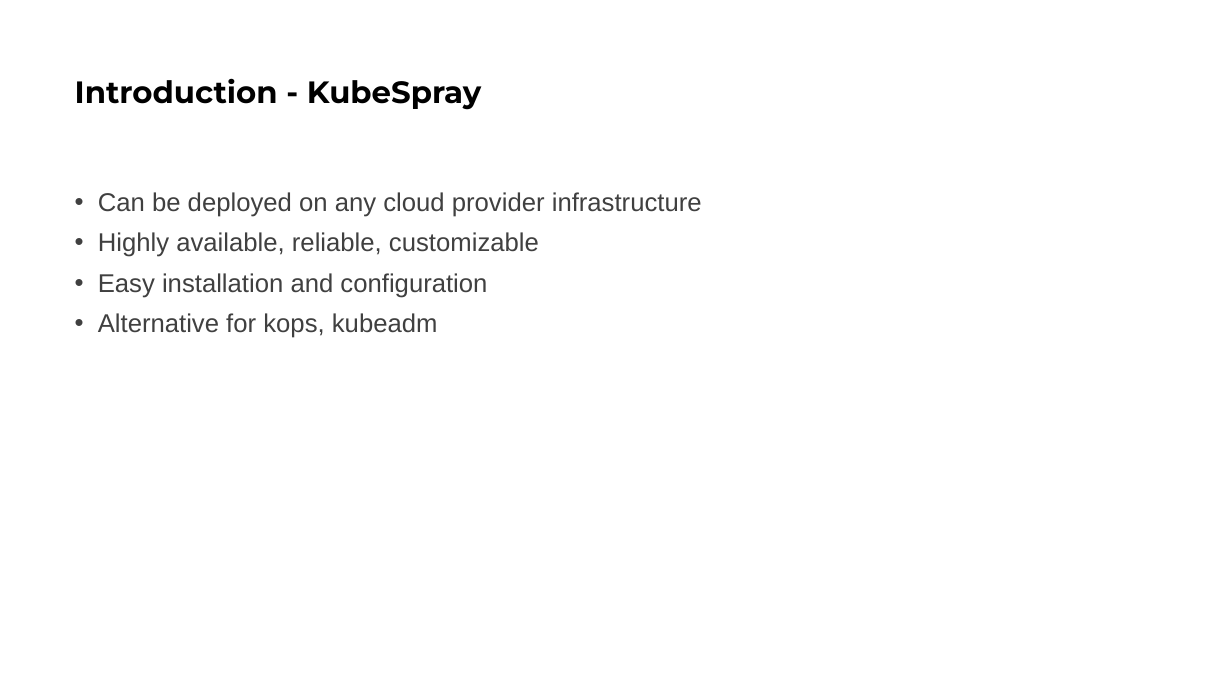
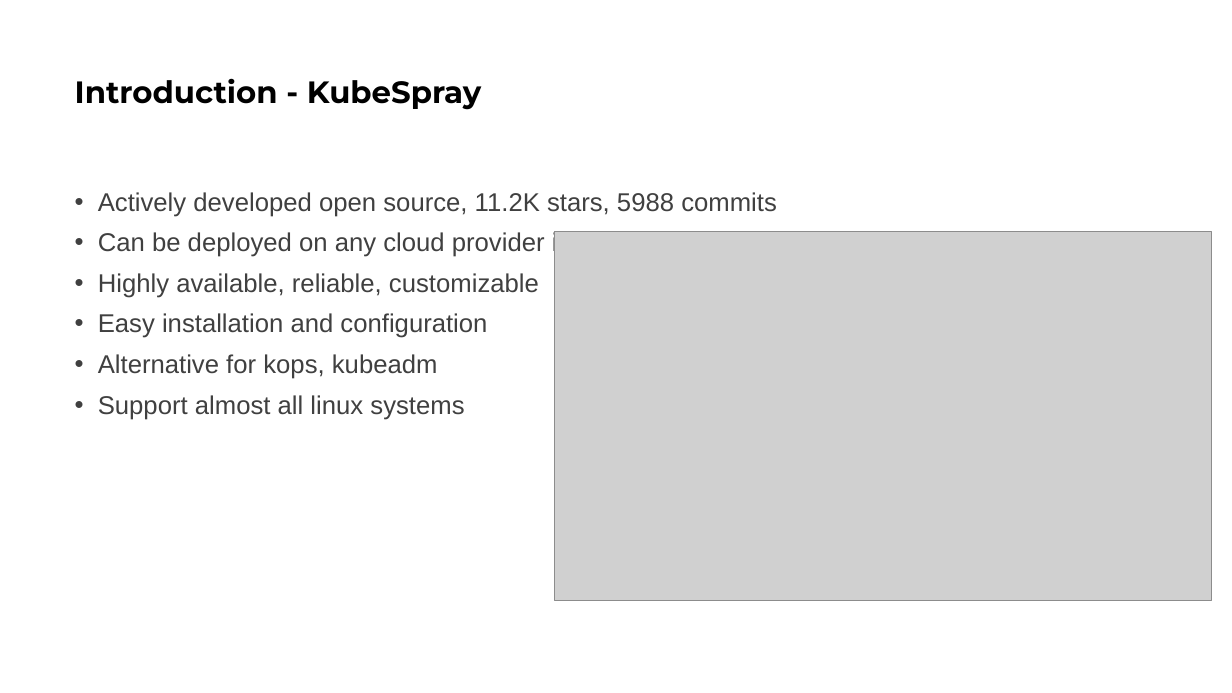
Before and after one commit to taquy/open-infra, a slide deck: slide 4 of BYOC.pptx. Drawn at 1232x693 pixels with LibreOffice and Linux fonts; fonts in the diff are those of the drawing; grey boxes stand for pictures. Boxes give left, top, right and bottom in pixels: in the first picture for what was removed or moved away, otherwise in the second. Text is boxed around its words. In the diff, an @@ line names an element or a change of style, - is before the commit and + after.

```diff
--- a/BYOC.pptx
+++ b/BYOC.pptx
@@ text at [98, 192, 777, 217]: paragraph added @@
+• Actively developed open source, 11.2K stars, 5988 commits
@@ picture added at [555, 232, 1212, 601] @@
@@ text at [98, 395, 464, 420]: paragraph added @@
+• Support almost all linux systems
```
Also in this commit, not shown: 3 other slides changed, 6 slides added, 7 other files.
